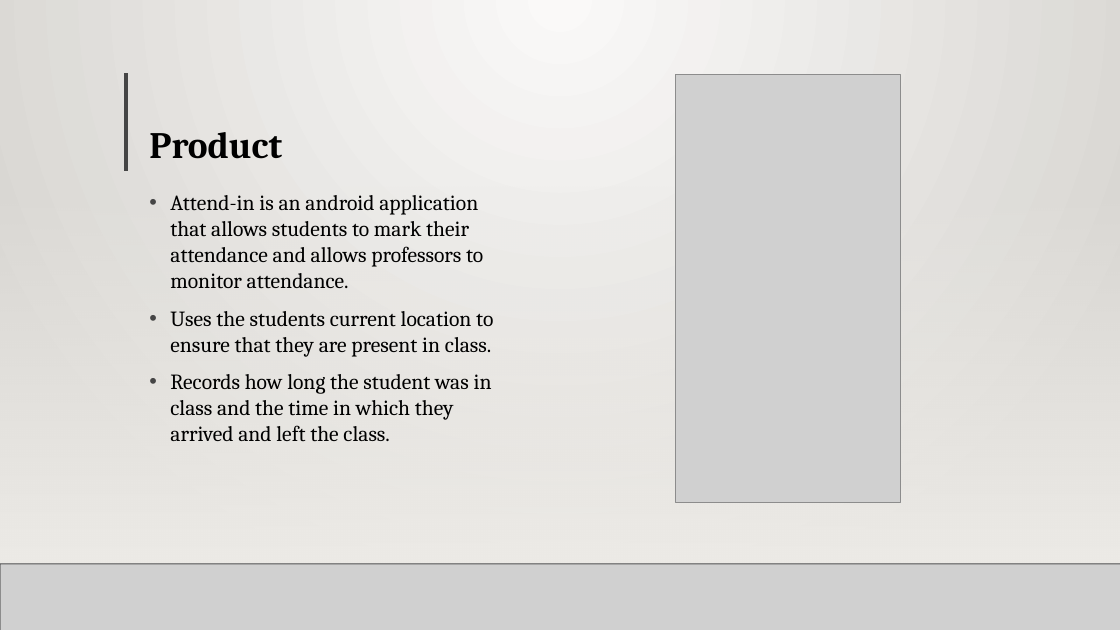
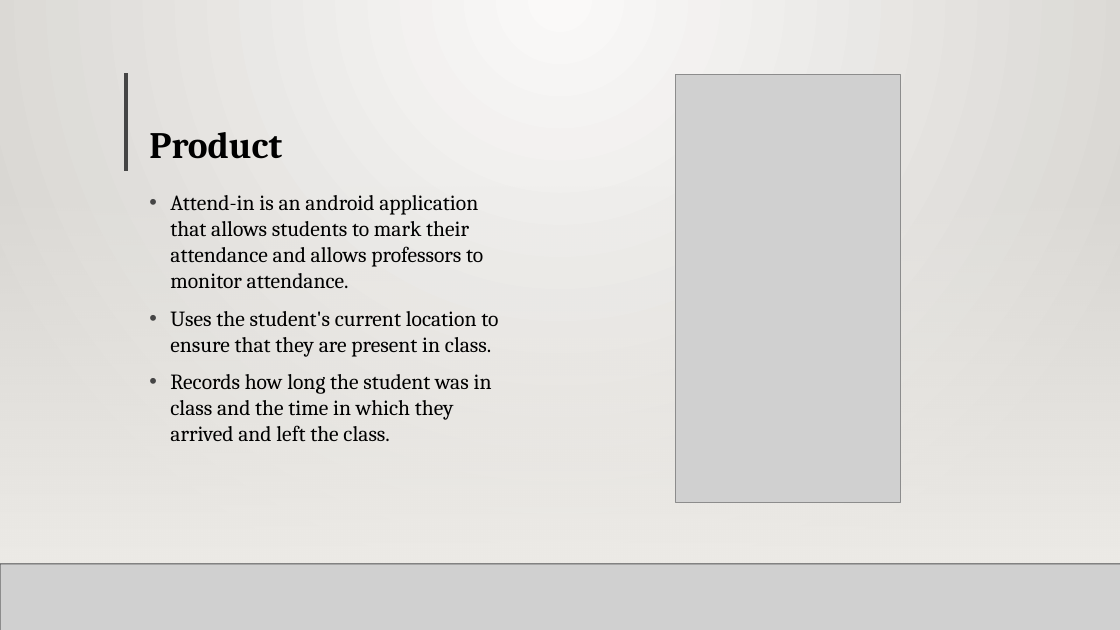
Before and after one commit to StewartSteven/Attend-In, a slide deck: slide 2 of ATTEND-IN_Sprint_3.pptx. Drawn at 1120x630 pixels with LibreOffice and Linux fonts; fonts in the diff are those of the drawing; grey boxes stand for pictures; background and template pictures are left out. Boxes give left, top, right and bottom in pixels: in the first picture for what was removed or moved away, otherwise in the second. Text is boxed around its words. In the diff, an @@ line names an element or a change of style, - is before the commit and + after.

```diff
--- a/ATTEND-IN_Sprint_3.pptx
+++ b/ATTEND-IN_Sprint_3.pptx
@@ text at [170, 311, 498, 357]: text changed @@
-• Uses the students current location to ensure that they are present in class.
+• Uses the student's current location to ensure that they are present in class.
```
Also in this commit, not shown: 1 other slide changed.
